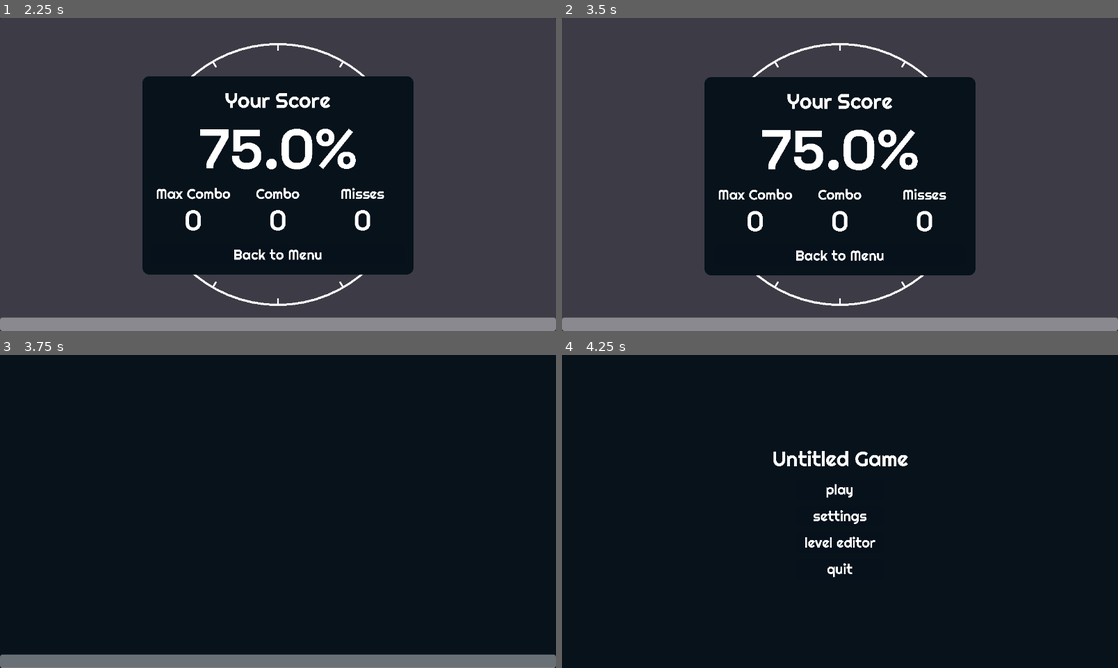
Above: before the commit, frames 1-4 (two rows, left to right).
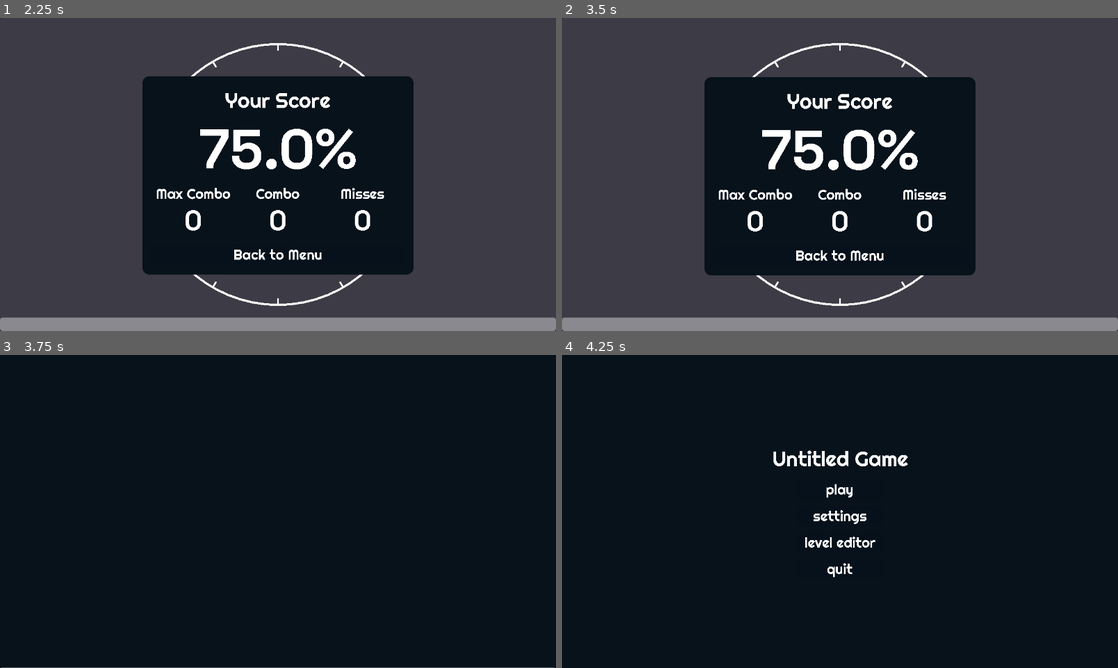
Above: after the commit, the same moments.

Repository: jollyroger182/clocked-in
Game: Godot game, scene res://scenes/menu/menu.tscn
Same seed, same stepped clock (60 frames per second), same inputs: the game is played once before the commit and once after it. The engine's default icon, where the game draws it, is replaced by a stand-in: a white triangle on a blue panel in a dark square. Sound files missing from this copy of the repository are replaced by a short silence.
Inputs (mouse positions are in pixels of both pictures, inside the frame that each line leads up to):
- Up to frame 1 (2.25 s): click "play" at 0.5 s; tap Enter at 1.25 s; move the mouse to (400, 158) at 1.27 s; hold Right 1.28-2 s; hold Space (hit) 1.28-2 s; click (400, 158) at 1.42 s; drag from (166, 190) to (250, 237) at 2.02 s
- Up to frame 2 (3.5 s): tap Space (hit) at 2.75 s; move the mouse to (895, 105) at 2.77 s; hold Right from 2.78 s (still down); tap Shift at 2.85 s
- Up to frame 3 (3.75 s): release Right at 3.5 s; click "Back to Menu" at 3.5 s
- Up to frame 4 (4.25 s): no input

Frames 1-2 are identical in both runs. In frame 3, 4.4% of the frame differs, in the area x 0-100%, y 95-100%; in frame 4, nothing differs.

Commit message:
make level select functional

Diff:
--- a/autoloads/game_file.gd
+++ b/autoloads/game_file.gd
@@ -12,6 +12,14 @@
 	var music_file = FileAccess.open("user://tmp.wav", FileAccess.WRITE)
 	music_file.store_buffer(music_data)
 	music_file.close()
+	GameState.use_image = false
+	if reader.file_exists("icon.png"):
+		var image_data = reader.read_file("icon.png")
+		var image_file = FileAccess.open("user://tmp.png", FileAccess.WRITE)
+		image_file.store_buffer(image_data)
+		image_file.close()
+		GameState.icon_path = "user://tmp.png"
+		GameState.use_image = true
 
 	GameState.level = level
 	GameState.music_path = "user://tmp.wav"
--- a/autoloads/game_state.gd
+++ b/autoloads/game_state.gd
@@ -2,6 +2,8 @@
 
 var level: Dictionary
 var music_path: String = "res://assets/audio/calibration.wav"
+var use_image: bool = false
+var image_path: String = "res://icon.svg"
 var hand_tween_time: float = 0.05
 
 var editor_count := 0
--- a/scenes/game/game.tscn
+++ b/scenes/game/game.tscn
@@ -135,6 +135,18 @@
 [node name="menus" type="CanvasLayer" parent="."]
 process_mode = 3
 
+[node name="healthbar" type="ProgressBar" parent="menus"]
+anchors_preset = 12
+anchor_top = 1.0
+anchor_right = 1.0
+anchor_bottom = 1.0
+offset_top = -31.0
+grow_horizontal = 2
+grow_vertical = 0
+theme_override_styles/background = SubResource("StyleBoxEmpty_2a8rs")
+theme_override_styles/fill = SubResource("StyleBoxFlat_4j704")
+show_percentage = false
+
 [node name="pause" parent="menus" instance=ExtResource("6_5i0tg")]
 visible = false
 
@@ -153,18 +165,6 @@
 grow_vertical = 2
 theme = ExtResource("9_2a8rs")
 
-[node name="healthbar" type="ProgressBar" parent="menus"]
-anchors_preset = 12
-anchor_top = 1.0
-anchor_right = 1.0
-anchor_bottom = 1.0
-offset_top = -31.0
-grow_horizontal = 2
-grow_vertical = 0
-theme_override_styles/background = SubResource("StyleBoxEmpty_2a8rs")
-theme_override_styles/fill = SubResource("StyleBoxFlat_4j704")
-show_percentage = false
-
 [node name="background" type="CanvasLayer" parent="."]
 layer = -1
 
--- a/scenes/game/hands.gd
+++ b/scenes/game/hands.gd
@@ -27,7 +27,7 @@
 
 
 func spawn_hand(event: Dictionary):
-	var id = event["id"]
+	var id = int(event["id"])
 	var hand = GameHand.new()
 	hand.bpm = event["bpm"]
 	hand.stride = event["stride"]
--- a/scenes/level_select/level_card.gd
+++ b/scenes/level_select/level_card.gd
@@ -14,5 +14,5 @@
 	%title.text = title
 	%author.text = author
 
-# TODO set level data function
-# enable button when level data is present
+func _on_play_button_up() -> void:
+	SceneManager.change_scene("game")
--- a/scenes/level_select/level_card.tscn
+++ b/scenes/level_select/level_card.tscn
@@ -106,3 +106,5 @@
 size_flags_vertical = 8
 theme = ExtResource("4_lut8r")
 text = "Play"
+
+[connection signal="button_up" from="VBoxContainer/play" to="." method="_on_play_button_up"]
--- a/scenes/level_select/level_item.gd
+++ b/scenes/level_select/level_item.gd
@@ -1,6 +1,8 @@
 extends Button
 
+@onready var card: Panel = $"/root/levelselect/VBoxContainer/HBoxContainer/level_card"
 var data: Dictionary
+var path: String
 var index: int
 
 func _ready() -> void:
@@ -13,3 +15,12 @@
 func set_txt(title: String, author: String) -> void:
 	%title.text = title
 	%author.text = author
+
+func update_card() -> void:
+	card.set_txt(data['title'], data['author'])
+	if %icon.visible:
+		card.set_image(data['image'])
+
+func _on_button_up() -> void:
+	update_card()
+	GameFile.load_level(path)
--- a/scenes/level_select/level_item.tscn
+++ b/scenes/level_select/level_item.tscn
@@ -50,3 +50,5 @@
 layout_mode = 2
 theme_override_font_sizes/font_size = 16
 text = "Author AB"
+
+[connection signal="button_up" from="." to="." method="_on_button_up"]
--- a/scenes/level_select/level_select.gd
+++ b/scenes/level_select/level_select.gd
@@ -1,30 +1,21 @@
 extends Panel
 
-@export var level_item = preload('res://scenes/level_select/level_item.tscn')
-@export var level_card = preload('res://scenes/level_select/level_card.tscn')
+const level_item = preload('res://scenes/level_select/level_item.tscn')
+const level_card = preload('res://scenes/level_select/level_card.tscn')
 
-var LEVELS = [ ##
-	_new_level("")
-	_new_level("Lullaby", "me", "res://levels/lullaby.zip")
+var LEVELS = [
+	"res://levels/metronome.zip",
+	"res://levels/lullaby.zip"
 ]
 
 # Called when the node enters the scene tree for the first time.
 func _ready() -> void:
 	var i = 0
 	for level in LEVELS:
+		GameFile.load_level(level)
 		var item = level_item.instantiate()
-		item.set_txt(level['name'], level['author'])
+		item.set_txt(GameState.level['title'], GameState.level['author'])
 		item.index = i
+		item.data = GameState.level
+		item.path = level
 		%levelitems.add_child(item)
-
-
-func _level_selected(path: String):
-	GameState.selected_level = path
-	get_tree().change_scene_to_file("res://game/game.tscn")
-
-func _new_level(n: String, a: String, p: String) -> Dictionary:
-	return {
-		'name': n,
-		'author': a,
-		'path': p
-	}
--- a/scenes/level_select/level_select.tscn
+++ b/scenes/level_select/level_select.tscn
@@ -13,8 +13,6 @@
 grow_vertical = 2
 theme = ExtResource("1_vdlig")
 script = ExtResource("2_3c84o")
-level_item = null
-level_card = null
 
 [node name="VBoxContainer" type="VBoxContainer" parent="."]
 layout_mode = 1
@@ -64,8 +62,10 @@
 size_flags_horizontal = 3
 
 [node name="testitem" parent="VBoxContainer/HBoxContainer/ScrollContainer/levelitems" instance=ExtResource("3_7g617")]
+visible = false
 layout_mode = 2
 
 [node name="level_card" parent="VBoxContainer/HBoxContainer" instance=ExtResource("4_3c84o")]
+unique_name_in_owner = true
 layout_mode = 2
 size_flags_horizontal = 6
Not shown, added: levels/lullaby.zip
Not shown, added: levels/metronome.zip
